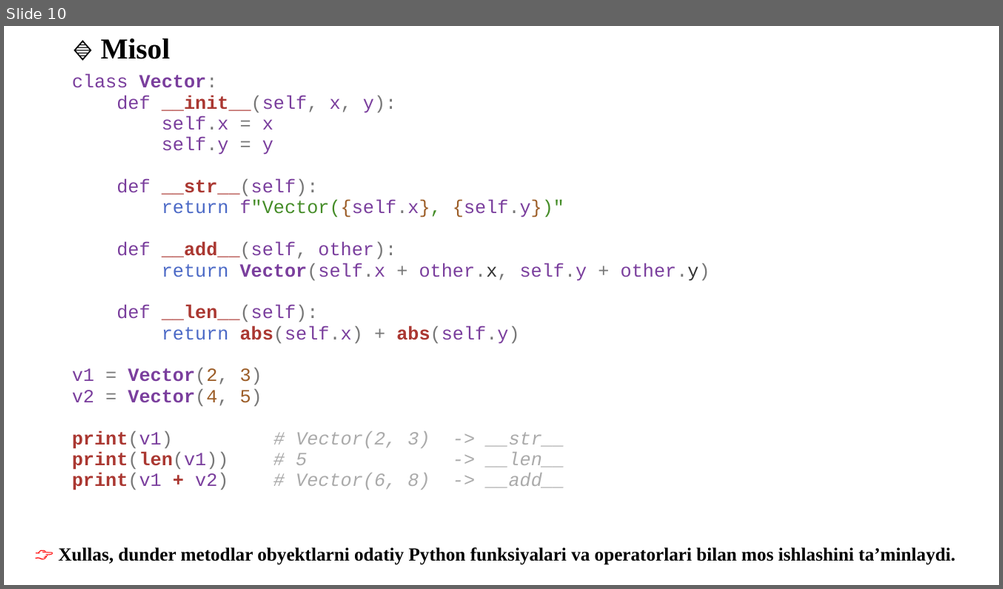
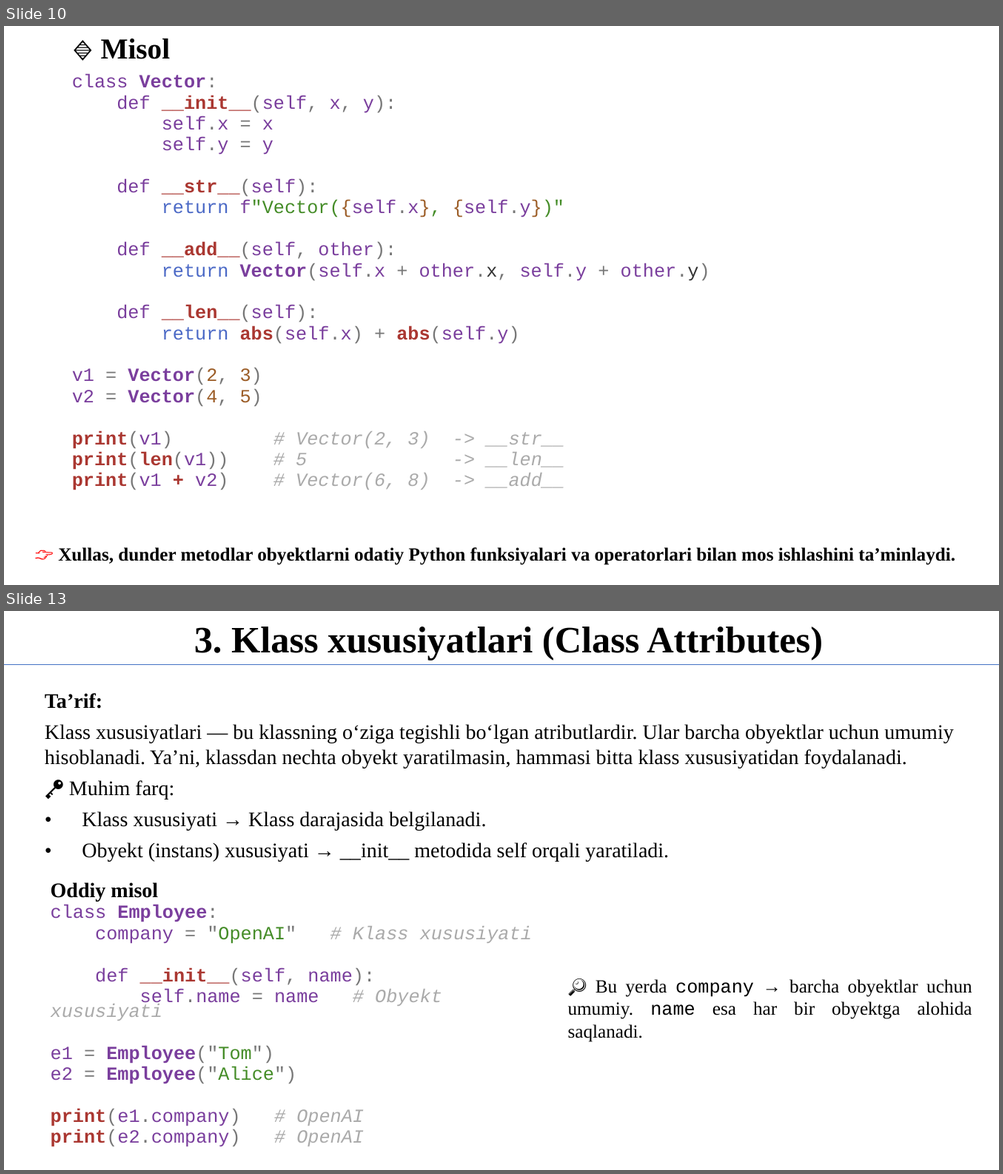
Before and after one commit to qwerty291996/2025-2026, a slide deck: Dars materiallari 2025-2026/Python dasturlash tili 2025-2026/5-kurs/1.13 Vorislik/1.13 Vorislik.pptx. Shown one above the other, each under a label of ours: slide 10 before the commit, slides 10 and 13 after it; the slides between them are not shown. The pictures are 1003x589 and 1003x1174 pixels, drawn with LibreOffice and Linux fonts; fonts in the diff are those of the drawing. Boxes give left, top, right and bottom in pixels: in the first picture for what was removed or moved away, otherwise in the second. Text is boxed around its words. In the diff, an @@ line names an element or a change of style, - is before the commit and + after.

```diff
--- a/Dars materiallari 2025-2026/Python dasturlash tili 2025-2026/5-kurs/1.13 Vorislik/1.13 Vorislik.pptx
+++ b/Dars materiallari 2025-2026/Python dasturlash tili 2025-2026/5-kurs/1.13 Vorislik/1.13 Vorislik.pptx
@@ slide 13 added at (x1=4, y1=611, x2=999, y2=1170), background #FFFFFF @@
@@ text added at (x1=194, y1=627, x2=822, y2=661), 36 pt, text #000000, bold @@
+3. Klass xususiyatlari (Class Attributes)
@@ line added from (4, 665) to (999, 665), #4472C4 0.5 pt @@
@@ text added at (x1=45, y1=693, x2=953, y2=861), 20 pt, text #000000 @@
+Ta’rif:
+Klass xususiyatlari — bu klassning o‘ziga tegishli bo‘lgan atributlardir. Ular barcha obyektlar uchun umumiy hisoblanadi. Ya’ni, klassdan nechta obyekt yaratilmasin, hammasi bitta klass xususiyatidan foydalanadi.
+🔑 Muhim farq:
+• Klass xususiyati → Klass darajasida belgilanadi.
+• Obyekt (instans) xususiyati → __init__ metodida self orqali yaratiladi.
@@ text added at (x1=51, y1=883, x2=532, y2=1147), 18 pt, text #7A3E9D @@
+Oddiy misol
+class Employee:
+company = "OpenAI" # Klass xususiyati
+def __init__(self, name):
+self.name = name # Obyekt xususiyati
+e1 = Employee("Tom")
+e2 = Employee("Alice")
+print(e1.company) # OpenAI
+print(e2.company) # OpenAI
@@ text added at (x1=568, y1=980, x2=972, y2=1042), 18 pt, text #000000 @@
+🔎 Bu yerda company → barcha obyektlar uchun umumiy. name esa har bir obyektga alohida saqlanadi.
```
Also in this commit, not shown: 2 slides changed, 10 other slides added, 2 other files.
